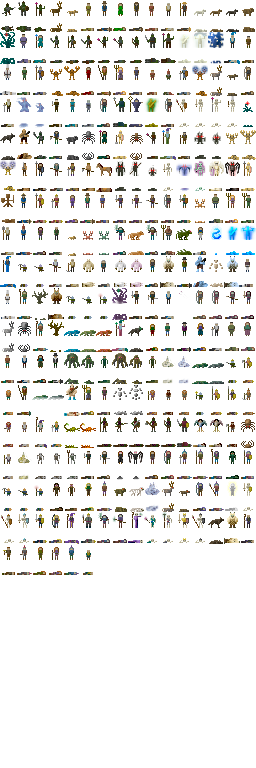
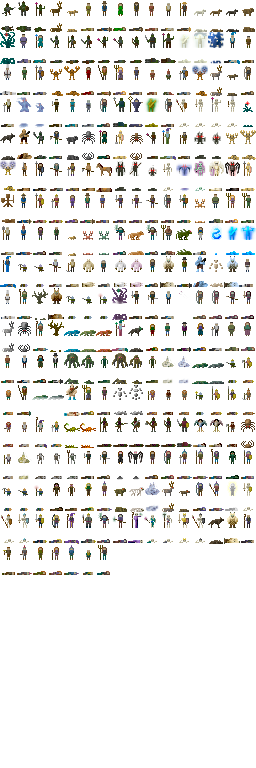
Layer changes from the first w=256, h=768 image to the second:
painted on "Background" over [97, 545, 110, 575]
